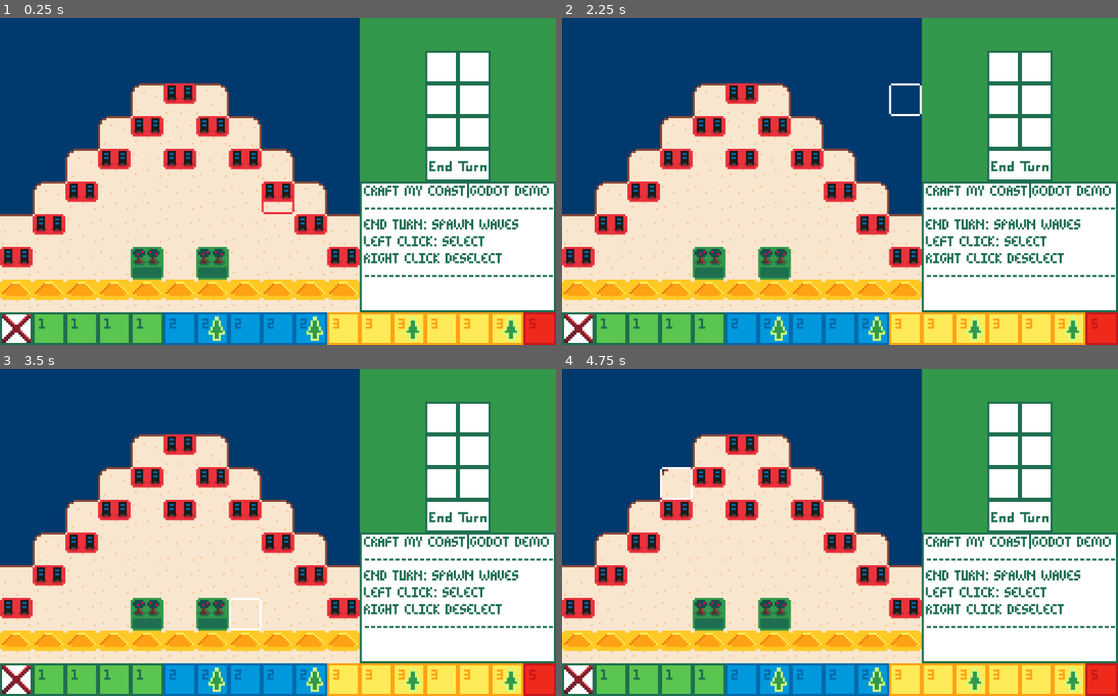
Above: before the commit, frames 1-4 (two rows, left to right).
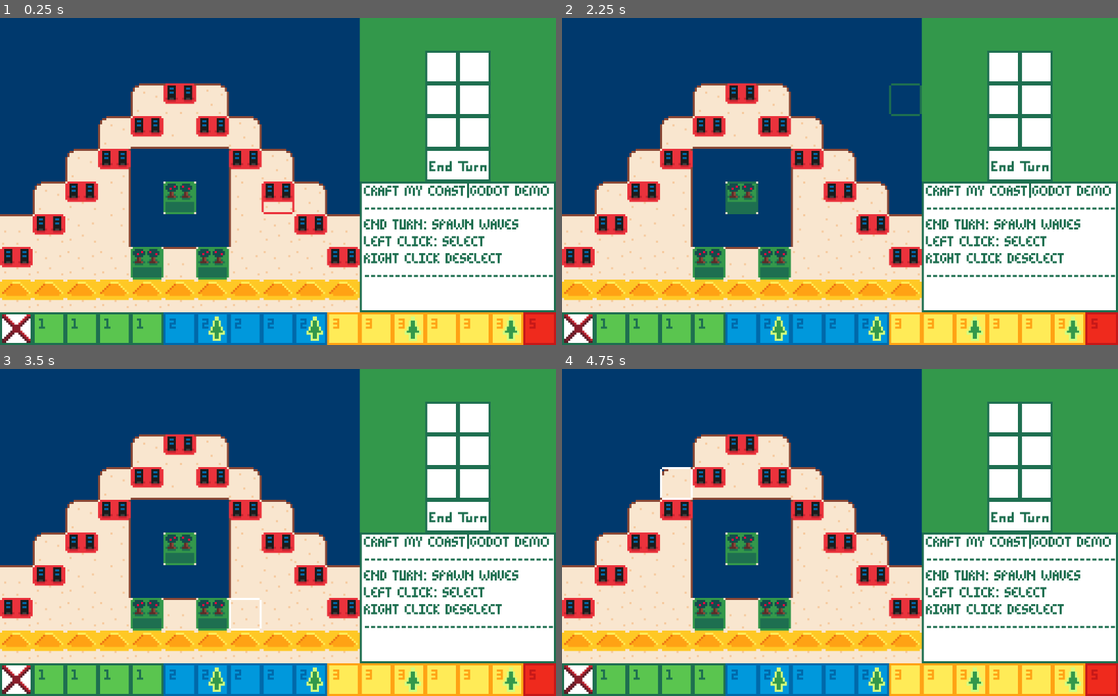
Above: after the commit, the same moments.

Repository: findeevy/CraftMyShore
Game: Godot game, scene res://Scenes/game_board.tscn
The game is run twice, just before and just after one commit, with the same random seed, the same clock (stepped at 60 frames per second) and the same inputs.
Inputs (mouse positions are in pixels of both pictures, inside the frame that each line leads up to):
- Up to frame 1 (0.25 s): no input
- Up to frame 2 (2.25 s): tap Enter at 0.5, 2 s; move the mouse to (962, 165) at 0.52 s; click (962, 165) at 0.6 s; right-click (962, 165) at 0.8 s; tap Space at 1.25 s; move the mouse to (728, 197) at 1.27 s; right-click (728, 197) at 1.35 s; click (728, 197) at 1.55 s; move the mouse to (895, 109) at 2.02 s; click (895, 109) at 2.1 s
- Up to frame 3 (3.5 s): right-click (333, 460) at 2.3 s; tap Space at 2.75 s; move the mouse to (250, 597) at 2.77 s; right-click (250, 597) at 2.85 s; click (250, 597) at 3.05 s
- Up to frame 4 (4.75 s): tap Enter at 3.5 s; move the mouse to (1006, 581) at 3.52 s; click (1006, 581) at 3.6 s; right-click (1006, 581) at 3.8 s; tap Space at 4.25 s; move the mouse to (673, 483) at 4.27 s; right-click (673, 483) at 4.35 s; click (673, 483) at 4.55 s

The runs differ from the first frame. In frame 1, 5.8% of the frame differs, in the area x 18-47%, y 31-80%; in frame 2, 6.0%, in the area x 18-65%, y 20-80%; in frame 3, 5.8%; in frame 4, 5.8%.

Commit message:
pathfinding works

Diff:
--- a/Scenes/Cursor.gd
+++ b/Scenes/Cursor.gd
@@ -21,7 +21,7 @@
 		var ap_cost_info = Controller.get_hover_ap_cost()
 		var ap_cost = ap_cost_info[0]
 		var ap_already = ap_cost_info[1]
-		frame = 7 if ap_cost > Controller.ap + ap_already else ap_cost
+		frame = 7 if ap_cost > Controller.ap + ap_already or ap_cost < 0 else ap_cost
 		if Controller.mouse_step == 4:
 			modulate = Colors.PLANT
 		elif Controller.mouse_step == 2:
--- a/Scenes/game_board.gd
+++ b/Scenes/game_board.gd
@@ -51,3 +51,4 @@
 			render.emit()
 		else:
 			Controller.mouse_step = 0
+			Controller.pathfind_update_flag = 0
--- a/controller.gd
+++ b/controller.gd
@@ -2,6 +2,10 @@
 
 var init_array = []
 var tile_array = []
+
+var astar_grid = AStarGrid2D.new()
+var pathfind_update_flag = 0
+var path = null
 
 var board_length = 0
 var board_height = 0
@@ -74,6 +78,13 @@
 	water_array.fill(0)
 	wrs.resize(board_length)
 	wrs.fill([0,0])
+
+	astar_grid.region = Rect2i(0, 0, board_length, board_height)
+	astar_grid.diagonal_mode = AStarGrid2D.DIAGONAL_MODE_NEVER
+	astar_grid.default_compute_heuristic = AStarGrid2D.HEURISTIC_MANHATTAN
+	astar_grid.default_estimate_heuristic = AStarGrid2D.HEURISTIC_MANHATTAN
+	astar_grid.update()
+
 	ap_start_c = board_length + 2
 	process_game_tick()
 
@@ -188,6 +199,7 @@
 			tile_array[winfo[0]][winfo[1]] &= ~4
 		pending_broken_waters = []
 		ap_craft_indicator.fill(null)
+		pathfind_update_flag = 0
 		if tick_counter == tick_array.size() - 1:
 			game_ended = true
 			historical_game_states.append([tile_array, wrs, ap_craft_indicator])
@@ -200,6 +212,84 @@
 	tile_array = historical_game_states[tick][0]
 	wrs = historical_game_states[tick][1]
 	ap_craft_indicator = historical_game_states[tick][2]
+
+func get_hover_ap_cost():
+	if mouse_step == 0 or mouse_tile_hover.x >= board_length or mouse_tile_hover.y >= board_height:
+		hover_move = null
+		return Vector2i(0, 0)
+	var move_cost = 1 if mouse_step == 4 else 2 if mouse_step == 1 else 3
+	for c in cur_moves:
+		if c[2] == mouse_tile_selected and c[4] == mouse_step:
+			var dist = calculate_move_distance(c[3], mouse_tile_hover, mouse_step)
+			hover_move = [move_cost, dist, mouse_tile_hover, c[3], mouse_step, 0]
+			return Vector2i(dist * move_cost, c[0] * c[1])
+	var dist = calculate_move_distance(mouse_tile_position, mouse_tile_hover, mouse_step)
+	hover_move = [move_cost, dist, mouse_tile_hover, mouse_tile_position, mouse_step, 0]
+	return Vector2i(dist * move_cost, 0)
+
+func update_pathfinding_grid(s, by):
+	if pathfind_update_flag != by:
+		astar_grid.fill_solid_region(astar_grid.region, false)
+		for c in board_length:
+			var max_reach = max(wrs[c][0], wrs[c][1]) - 1
+			for r in board_height:
+				if s != Vector2i(c, r) and not (max_reach < r and init_array[r][c] > 0 and tile_array[r][c] & by == 0):
+					#print("impassable at ",r,", ",c)
+					astar_grid.set_point_solid(Vector2i(c,r), true)
+					#print(astar_grid.is_point_solid(Vector2i(c,r)))
+		pathfind_update_flag = by
+
+func calculate_move_distance(s, e, by):
+	update_pathfinding_grid(s, by)
+	path = astar_grid.get_id_path(s, e)
+	return path.size() - 1
+
+func try_do_move():
+	var tile_val = tile_array[mouse_tile_position.y][mouse_tile_position.x]
+	var max_reach = max(wrs[mouse_tile_position.x][0], wrs[mouse_tile_position.x][1]) - 1
+	if max_reach < mouse_tile_position.y:
+		var dist = calculate_move_distance(mouse_tile_selected, mouse_tile_position, mouse_step)
+		var move_cost = 1 if mouse_step == 4 else 2 if mouse_step == 1 else 3
+
+		for i in cur_moves.size():
+			if cur_moves[i][2] == mouse_tile_selected and cur_moves[i][4] == mouse_step:
+				dist = calculate_move_distance(cur_moves[i][3], mouse_tile_position, mouse_step)
+				if ap + cur_moves[i][0] * cur_moves[i][1] - dist * move_cost < 0:
+					mouse_step = 0
+					return
+				mouse_tile_selected = cur_moves[i][3]
+				undo_move(i)
+				break
+
+		if ap - dist * move_cost < 0:
+			mouse_step = 0
+			return
+		ap -= dist * move_cost
+
+		var water_will_break = -1
+		if mouse_step == 4:
+			count_adjacent_water_tiles(mouse_tile_position.y, mouse_tile_position.x)
+			if waters_to_break.size() == 1:
+				var col = waters_to_break[0][1]
+				print("breaking one water in ", col)
+				water_array[col] -= 1
+				wrs[col] = calculate_water_reach(col)
+				water_will_break = pending_broken_waters.size()
+				pending_broken_waters.append([mouse_tile_position.y, mouse_tile_position.x, waters_to_break[0][0], waters_to_break[0][1]])
+				waters_to_break = []
+			elif waters_to_break.size() > 0:
+				temp_water_break_move = [move_cost, dist, mouse_tile_position, mouse_tile_selected, mouse_step, pending_broken_waters.size()]
+				tile_array[mouse_tile_selected.y][mouse_tile_selected.x] &= ~mouse_step
+				tile_array[mouse_tile_position.y][mouse_tile_position.x] |= mouse_step
+				mouse_step = 0
+				pathfind_update_flag = 0
+				return
+		if dist > 0:
+			cur_moves.append([move_cost, dist, mouse_tile_position, mouse_tile_selected, mouse_step, water_will_break])
+			tile_array[mouse_tile_selected.y][mouse_tile_selected.x] &= ~mouse_step
+			tile_array[mouse_tile_position.y][mouse_tile_position.x] |= mouse_step
+		mouse_step = 0
+		pathfind_update_flag = 0
 
 func get_next_tile_cycle(td, cur_step):
 	match cur_step:
@@ -222,68 +312,6 @@
 		1:
 			return 1
 
-func get_hover_ap_cost():
-	if mouse_step == 0 or mouse_tile_hover.x >= board_length or mouse_tile_hover.y >= board_height:
-		hover_move = null
-		return Vector2i(0, 0)
-	var move_cost = 1 if mouse_step == 4 else 2 if mouse_step == 1 else 3
-	for c in cur_moves:
-		if c[2] == mouse_tile_selected and c[4] == mouse_step:
-			var dist = abs(mouse_tile_hover.y - c[3].y) + abs(mouse_tile_hover.x - c[3].x)
-			hover_move = [move_cost, dist, mouse_tile_hover, c[3], mouse_step, 0]
-			return Vector2i(dist * move_cost, c[0] * c[1])
-	var dist = abs(mouse_tile_position.y - mouse_tile_hover.y) + abs(mouse_tile_position.x - mouse_tile_hover.x)
-	hover_move = [move_cost, dist, mouse_tile_hover, mouse_tile_position, mouse_step, 0]
-	return Vector2i(dist * move_cost, 0)
-
-func try_do_move():
-	var tile_val = tile_array[mouse_tile_position.y][mouse_tile_position.x]
-	var max_reach = max(wrs[mouse_tile_position.x][0], wrs[mouse_tile_position.x][1]) - 1
-	if max_reach < mouse_tile_position.y:
-		var dist = abs(mouse_tile_position.y - mouse_tile_selected.y) + abs(mouse_tile_position.x - mouse_tile_selected.x)
-		var move_cost = 1 if mouse_step == 4 else 2 if mouse_step == 1 else 3
-
-		for i in cur_moves.size():
-			if cur_moves[i][2] == mouse_tile_selected and cur_moves[i][4] == mouse_step:
-				dist = abs(mouse_tile_position.y - cur_moves[i][3].y) + abs(mouse_tile_position.x - cur_moves[i][3].x)
-				if ap + cur_moves[i][0] * cur_moves[i][1] - dist * move_cost < 0:
-					mouse_step = 0
-					return
-				mouse_tile_selected = cur_moves[i][3]
-				undo_move(i)
-				break
-
-		if ap - dist * move_cost < 0:
-			mouse_step = 0
-			return
-		ap -= dist * move_cost
-
-		var water_will_break = -1
-		if mouse_step == 4:
-			count_adjacent_water_tiles(mouse_tile_position.y, mouse_tile_position.x)
-			if waters_to_break.size() == 1:
-				var col = waters_to_break[0][1]
-				print("breaking one water in ", col)
-				water_array[col] -= 1
-				wrs[col] = calculate_water_reach(col)
-				water_will_break = pending_broken_waters.size()
-				pending_broken_waters.append([mouse_tile_position.y, mouse_tile_position.x, waters_to_break[0][0], waters_to_break[0][1]])
-				waters_to_break = []
-			elif waters_to_break.size() > 0:
-				temp_water_break_move = [move_cost, dist, mouse_tile_position, mouse_tile_selected, mouse_step, pending_broken_waters.size()]
-				tile_array[mouse_tile_selected.y][mouse_tile_selected.x] &= ~mouse_step
-				tile_array[mouse_tile_position.y][mouse_tile_position.x] |= mouse_step
-				mouse_step = 0
-				return
-
-		if dist > 0:
-			cur_moves.append([move_cost, dist, mouse_tile_position, mouse_tile_selected, mouse_step, water_will_break])
-
-			tile_array[mouse_tile_selected.y][mouse_tile_selected.x] &= ~mouse_step
-			tile_array[mouse_tile_position.y][mouse_tile_position.x] |= mouse_step
-
-		mouse_step = 0;
-
 func cycleTile():
 	var tile_val = tile_array[mouse_tile_position.y][mouse_tile_position.x]
 	if tile_val == 0 and mouse_step == 0:
@@ -331,6 +359,7 @@
 
 		var max_reach = max(wrs[col][0], wrs[col][1]) - 1
 		if max_reach < 0:
+			pathfind_update_flag = 0
 			return
 		var check_tile = null
 		if max_reach + 1 < board_height and tile_array[max_reach+1][col] & 4 > 0 and not is_tile_watterlogged(max_reach+1, col):
@@ -355,6 +384,7 @@
 						temp_water_break_move = mov
 						tile_array[mov[3].y][mov[3].x] &= ~mov[4]
 						tile_array[mov[2].y][mov[2].x] |= mov[4]
+		pathfind_update_flag = 0
 
 func fill_ap_craft_indicator():
 	if game_ended:
Not shown, changed: map.dat
